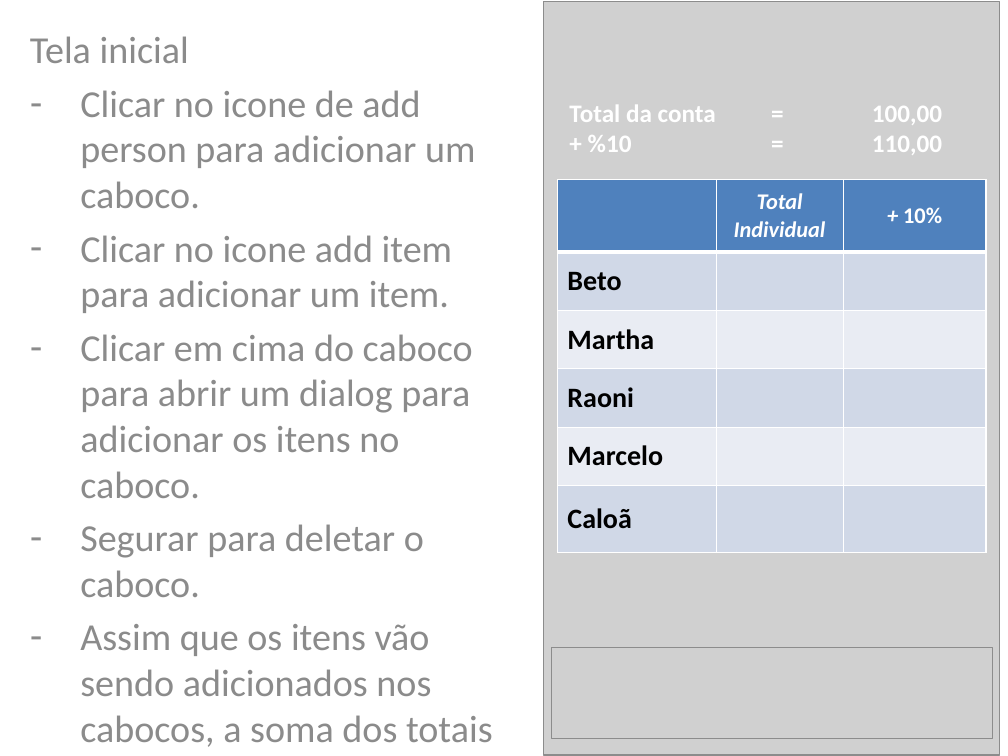
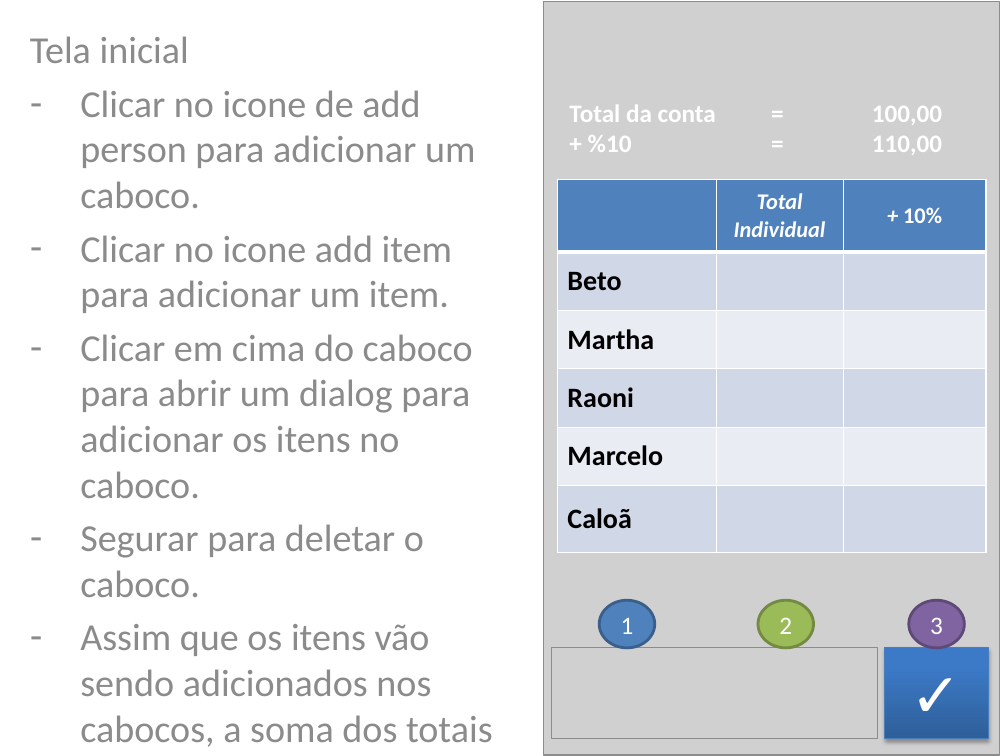
Before and after one commit to betito/proj-beto-rara, a slide deck: slide 2 of ButecoCalc/Calculadora de Buteco - V2.0_rara.pptx. Drawn at 1008x756 pixels with LibreOffice and Linux fonts; fonts in the diff are those of the drawing; grey boxes stand for pictures. Boxes give left, top, right and bottom in pixels: in the first picture for what was removed or moved away, otherwise in the second. Text is boxed around its words. In the diff, an @@ line names an element or a change of style, - is before the commit and + after.

```diff
--- a/ButecoCalc/Calculadora de Buteco - V2.0_rara.pptx
+++ b/ButecoCalc/Calculadora de Buteco - V2.0_rara.pptx
@@ ellipse added at bbox=[599, 600, 654, 647], fill #4F81BD, outline #3A5F8C 2 pt, 18 pt, text #FFFFFF @@
+1
@@ ellipse added at bbox=[758, 600, 813, 647], fill #9BBB59, outline #738A42 2 pt, 18 pt, text #FFFFFF @@
+2
@@ ellipse added at bbox=[909, 600, 965, 647], fill #8064A2, outline #5F4A78 2 pt, 18 pt, text #FFFFFF @@
+3
@@ picture: place and size @@
-picture at bbox=[551, 648, 992, 739]
+picture at bbox=[551, 648, 877, 739]
@@ rectangle added at bbox=[885, 648, 988, 739], fill gradient #2F5F99 to #3D7CC7 to #3A7CCB, outline #4B7EBC 0.75 pt, 44 pt, text #FFFFFF, bold @@
+✓
```
Also in this commit, not shown: 3 other slides changed.
